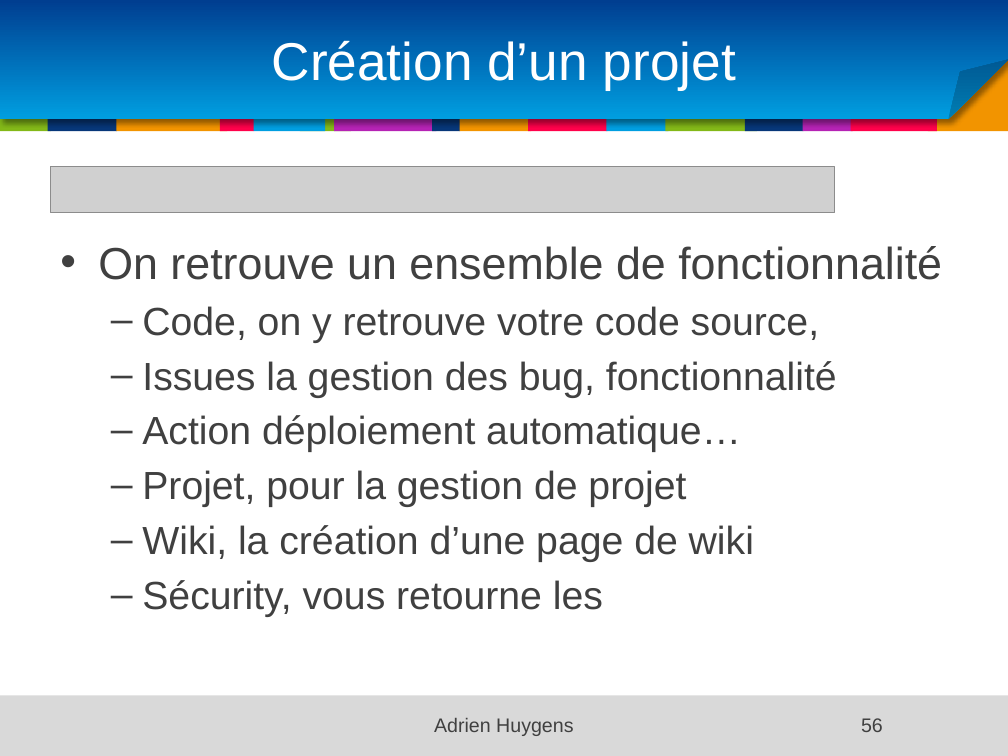
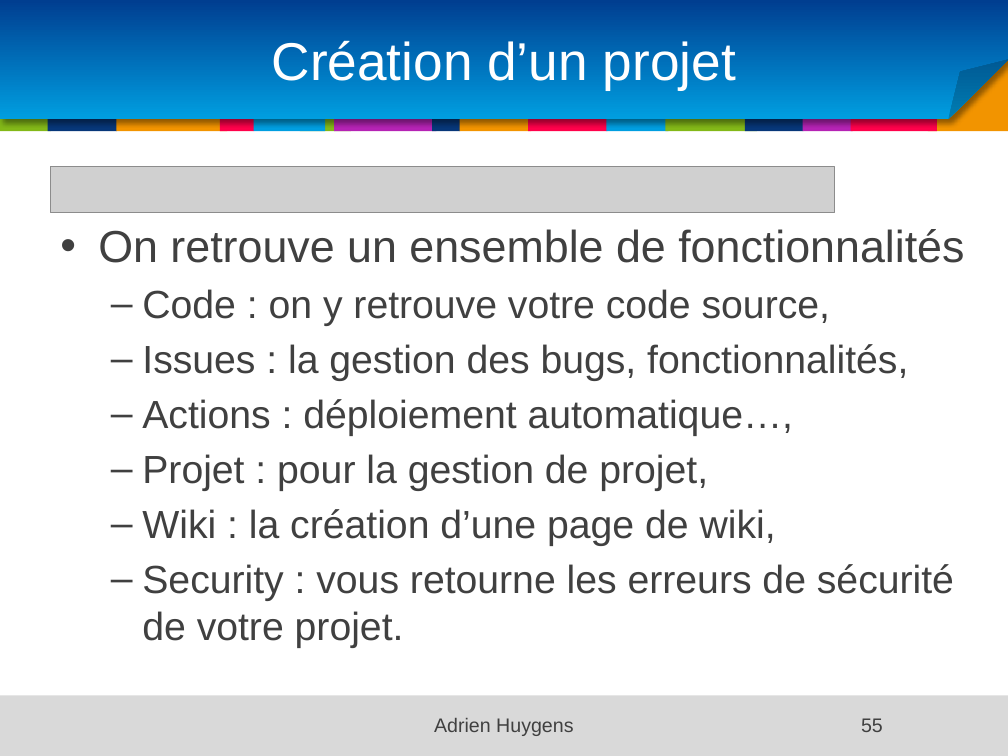
Before and after one commit to samouraii/CoursEntrepriseNumerique, a slide deck: slide 55 of Chapitre1.pptx (slide 56 before the commit). Drawn at 1008x756 pixels with LibreOffice and Linux fonts; fonts in the diff are those of the drawing; grey boxes stand for pictures; background and template pictures are left out. Boxes give left, top, right and bottom in pixels: in the first picture for what was removed or moved away, otherwise in the second. Text is boxed around its words. In the diff, an @@ line names an element or a change of style, - is before the commit and + after.

```diff
--- a/Chapitre1.pptx
+++ b/Chapitre1.pptx
@@ text at [98,229,964,648]: text changed @@
-• On retrouve un ensemble de fonctionnalité
-  – Code, on y retrouve votre code source,
-  – Issues la gestion des bug, fonctionnalité
-  – Action déploiement automatique…
-  – Projet, pour la gestion de projet
-  – Wiki, la création d’une page de wiki
-  – Sécurity, vous retourne les
+• On retrouve un ensemble de fonctionnalités
+  – Code : on y retrouve votre code source,
+  – Issues : la gestion des bugs, fonctionnalités,
+  – Actions : déploiement automatique…,
+  – Projet : pour la gestion de projet,
+  – Wiki : la création d’une page de wiki,
+  – Security : vous retourne les erreurs de sécurité de votre projet.
@@ page number at [861,718,883,732]: text changed @@
-56
+55
```
Also in this commit, not shown: 43 other slides changed, 1 slide removed.
